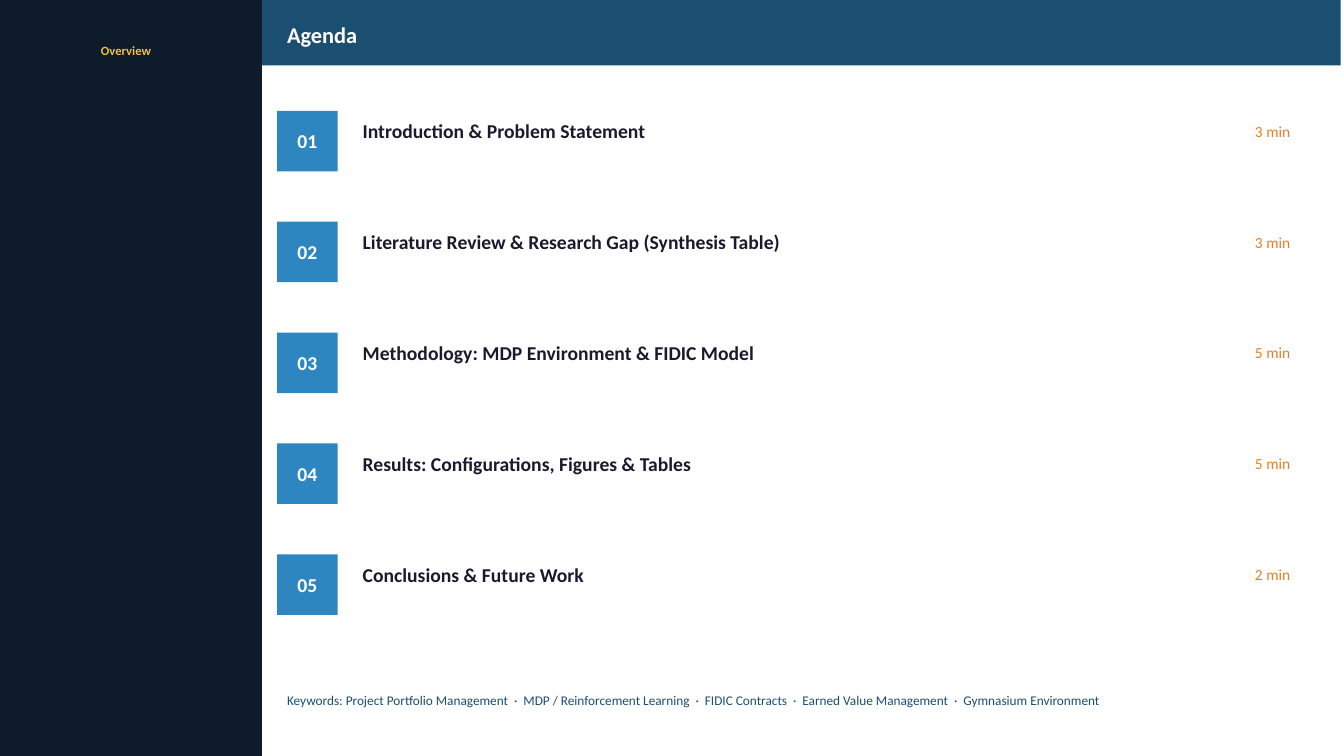
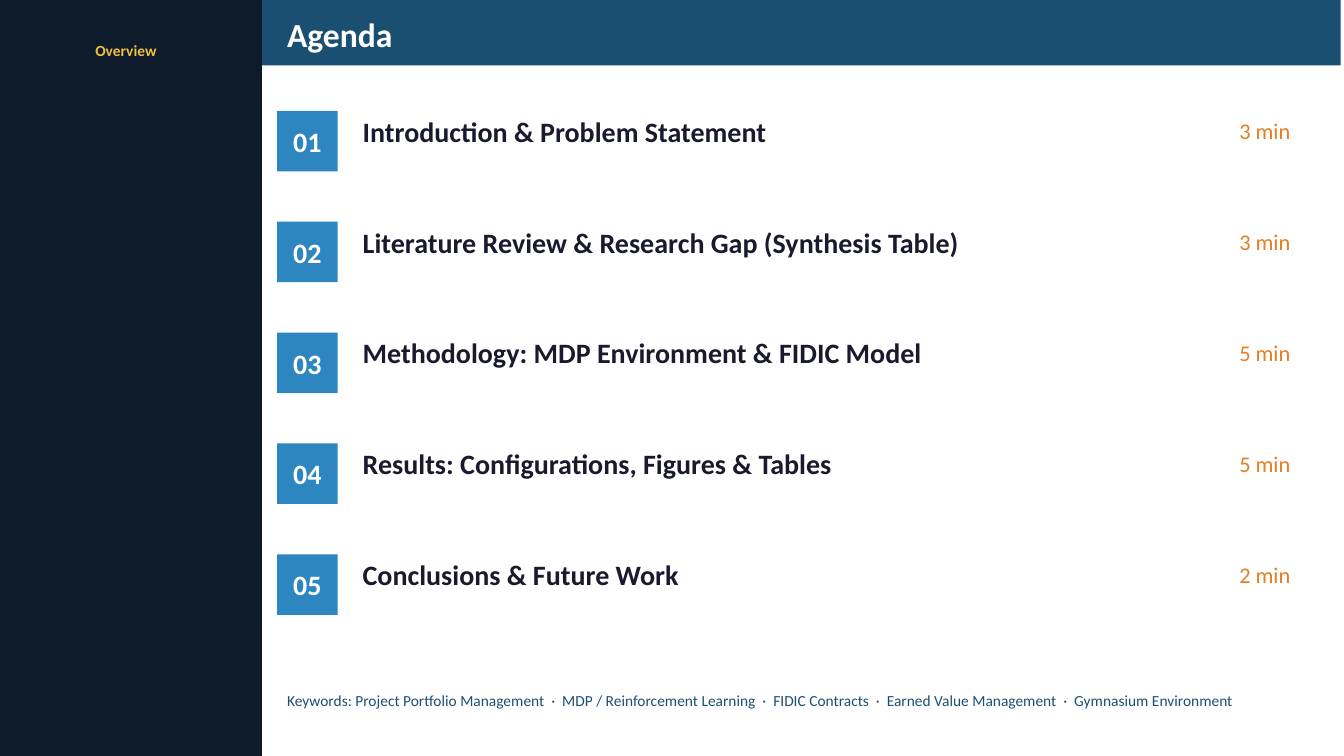
Before and after one commit to UDynamic/PPO-project-portfolio-budgeting-AI-agent, a slide deck: slide 2 of docs/pp_presentation/thesis_presentation.pptx. Drawn at 1344x756 pixels with LibreOffice and Linux fonts; fonts in the diff are those of the drawing. Boxes give left, top, right and bottom in pixels: in the first picture for what was removed or moved away, otherwise in the second. Text is boxed around its words. In the diff, an @@ line names an element or a change of style, - is before the commit and + after.

```diff
--- a/docs/pp_presentation/thesis_presentation.pptx
+++ b/docs/pp_presentation/thesis_presentation.pptx
@@ text "Agenda" at [287,23,392,53]: size 16 to 24 pt @@
@@ text "Overview" at [95,45,156,56]: size 9 to 11 pt @@
@@ size 14 to 20 pt in 10 elements at [293,133,321,152], [363,122,766,143], [293,244,321,263], [363,232,958,258], [293,355,321,374], [363,343,922,368], [293,465,321,484], [363,454,832,479], [293,576,321,595], [363,565,679,586] @@
@@ size 11 to 16 pt in 5 elements at [1239,123,1291,139], [1239,234,1291,250], [1239,345,1291,361], [1239,456,1291,472], [1239,567,1291,583] @@
@@ text "Keywords: Project Portfolio Management · ..." at [287,695,1232,709]: size 9.5 to 11 pt @@
```
Also in this commit, not shown: 16 other slides changed, 1 other file.
